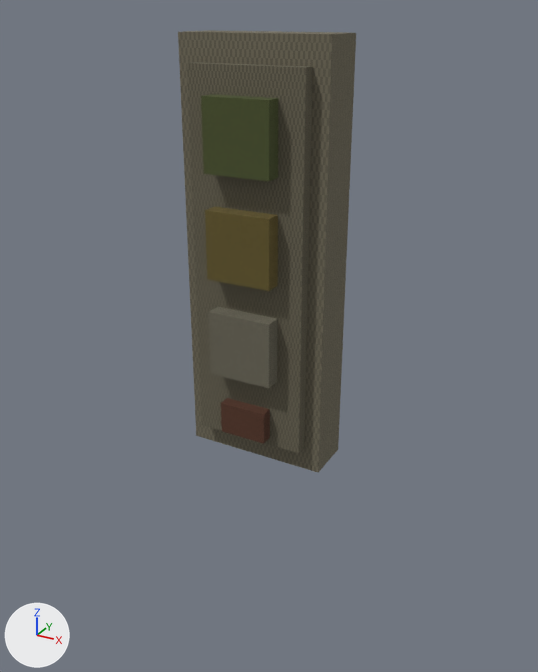
What one commit did to the glTF model assets/models/prop_elevator_panel.glb.
Before and after are seen from a camera (50 mm lens) standing at (0.41, -0.737, 0.523) and looking at (0.002, 0.004, 0.152). Every picture has the same lights, and +X, +Y and +Z are marked at lower left. The first picture is the older version. Vertices at exactly the same position are counted once.

Names of what the first picture shows: 'prop_elevator_panel'.
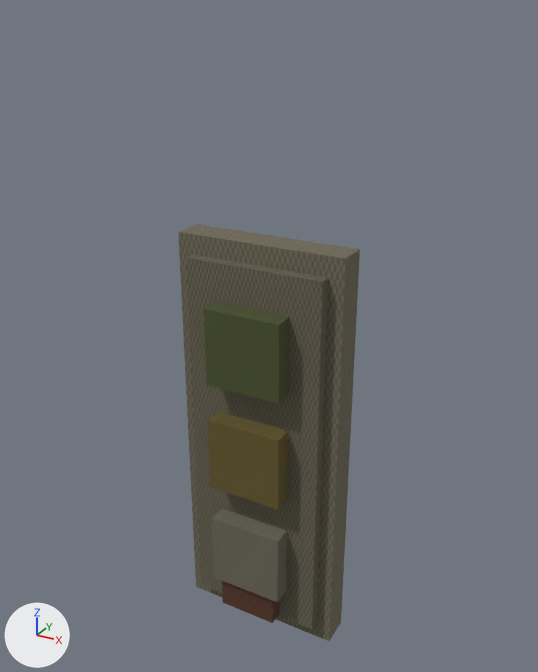
Pixel boxes (x1, y1, x2, y2) of what changed, in the pictures (538 x 672 px; the box of a moved part takes in the faces that stretch with it):
'prop_elevator_panel', reshaped
    before: (178, 30, 356, 472)
    after: (178, 224, 360, 641)
part 1 of me_prop_elevator_panel, moved or reshaped
    before: (178, 30, 356, 472)
    after: (178, 224, 360, 641)
part 2 of me_prop_elevator_panel, moved or reshaped
    before: (187, 62, 313, 453)
    after: (186, 254, 328, 629)
part 3 of me_prop_elevator_panel, moved or reshaped
    before: (201, 94, 278, 181)
    after: (204, 302, 289, 404)
part 4 of me_prop_elevator_panel, moved or reshaped
    before: (205, 206, 278, 291)
    after: (208, 412, 288, 509)
part 5 of me_prop_elevator_panel, moved or reshaped
    before: (209, 307, 277, 388)
    after: (212, 508, 287, 602)
part 6 of me_prop_elevator_panel, moved or reshaped
    before: (221, 398, 270, 444)
    after: (222, 581, 279, 623)

The change in detail:
me_prop_elevator_panel is used by ob_prop_elevator_panel; location (0.0, 0.0, 0.0).
me_prop_elevator_panel had 48 vertices, 72 faces and spanned x -0.09..0.09, y -0.065..0.03, z 0.0..0.5.
me_prop_elevator_panel now has 48 vertices, 72 faces and spans x -0.11..0.11, y -0.06..0.02, z -0.275..0.275.
me_prop_elevator_panel part 1: the loose piece of 8 vertices spanning x -0.09..0.09, y -0.03..0.03, z 0.0..0.5 is scaled about its middle by (1.22, 0.667, 1.1), then moved by (0.0, 0.0, -0.25).
me_prop_elevator_panel part 2: the loose piece of 8 vertices spanning x -0.07..0.07, y -0.045..-0.025, z 0.03..0.47 is scaled about its middle by (1.29, 1, 1.14), then moved by (0.0, 0.01, -0.25).
me_prop_elevator_panel part 3: the loose piece of 8 vertices spanning x -0.04..0.04, y -0.065..-0.035, z 0.36..0.44 is scaled about its middle by (1.25, 1.33, 1.25), then moved by (0.0, 0.01, -0.25).
me_prop_elevator_panel part 4: the loose piece of 8 vertices spanning x -0.04..0.04, y -0.065..-0.035, z 0.24..0.32 is scaled about its middle by (1.25, 1.33, 1.25), then moved by (0.0, 0.01, -0.28).
me_prop_elevator_panel part 5: the loose piece of 8 vertices spanning x -0.04..0.04, y -0.065..-0.035, z 0.12..0.2 is scaled about its middle by (1.25, 1.33, 1.25), then moved by (0.0, 0.01, -0.31).
me_prop_elevator_panel part 6: the loose piece of 8 vertices spanning x -0.03..0.03, y -0.06..-0.04, z 0.04..0.08 is scaled about its middle by (1.33, 1.5, 1.25), then moved by (0.0, 0.01, -0.28).
